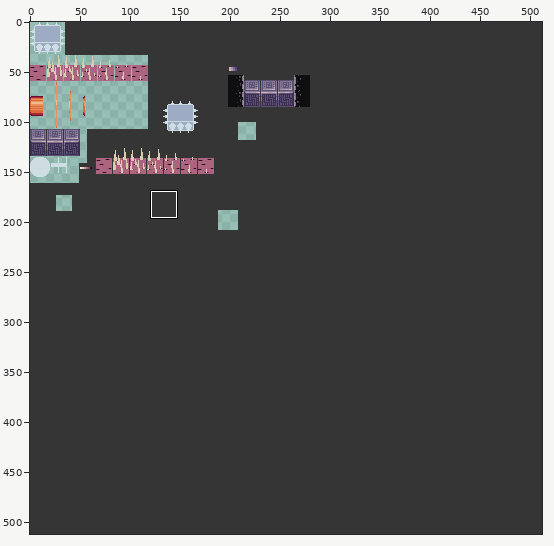
Sprite sheet, stored at res/enemies.png. Above, an overview of the earlier version with the close-up marked.
Close-up. As it was:
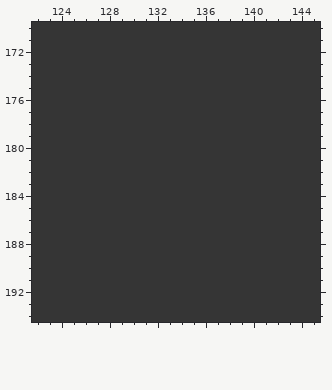
The file is 512x512 pixels. Colours within 5 levels of each other are drawn and written as one. Shown: x 122..145, y 170..194. The commit also changed other parts of the picture, which this record leaves out.
The result:
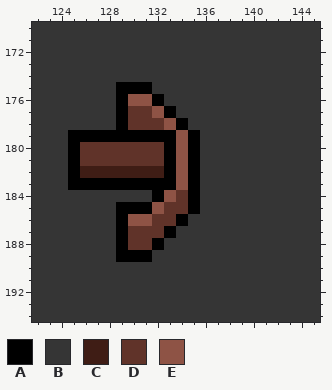
Palette (. is transparent): A #000000  B #353535  C #3f1d15  D #603329  E #8e5345
The edit:
y 175: x 129..131 BBB -> AAA
y 176: x 129..132 BBBB -> AEEA
y 177: x 129..133 BBBBB -> ADDEA
y 178: x 129..134 BBBBBB -> ADDDEA
y 179: x 125..135 BBBBBBBBBBB -> AAAAAAAAAEA
y 180..181: x 125..135 BBBBBBBBBBB -> ADDDDDDDAEA
y 182: x 125..135 BBBBBBBBBBB -> ACCCCCCCAEA
y 183: x 125..135 BBBBBBBBBBB -> AAAAAAAAAEA
y 184: x 132..135 BBBB -> AEDA
y 185: x 129..135 BBBBBBB -> AAAEDDA
y 186: x 129..134 BBBBBB -> AEEDDA
y 187: x 129..133 BBBBB -> ADDDA
y 188: x 129..132 BBBB -> ADDA
y 189: x 129..131 BBB -> AAA
Changed places in both close-ups, as pixel boxes (x1, y1, x2, y2):
changed: (68, 82, 200, 262)
